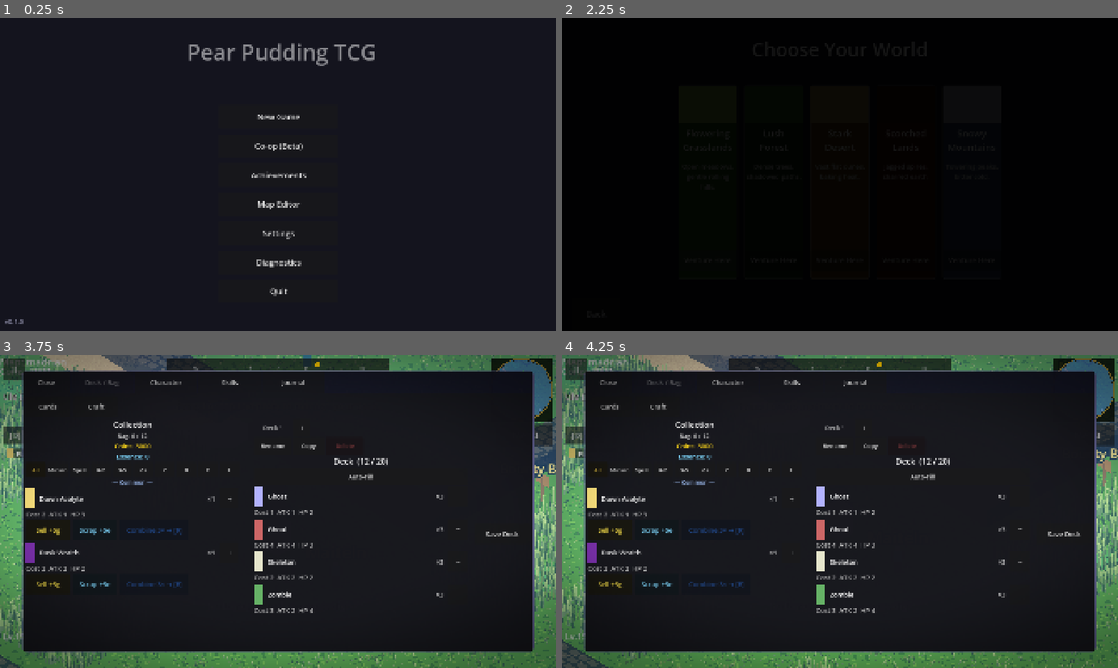
Above: before the commit, frames 1-4 (two rows, left to right).
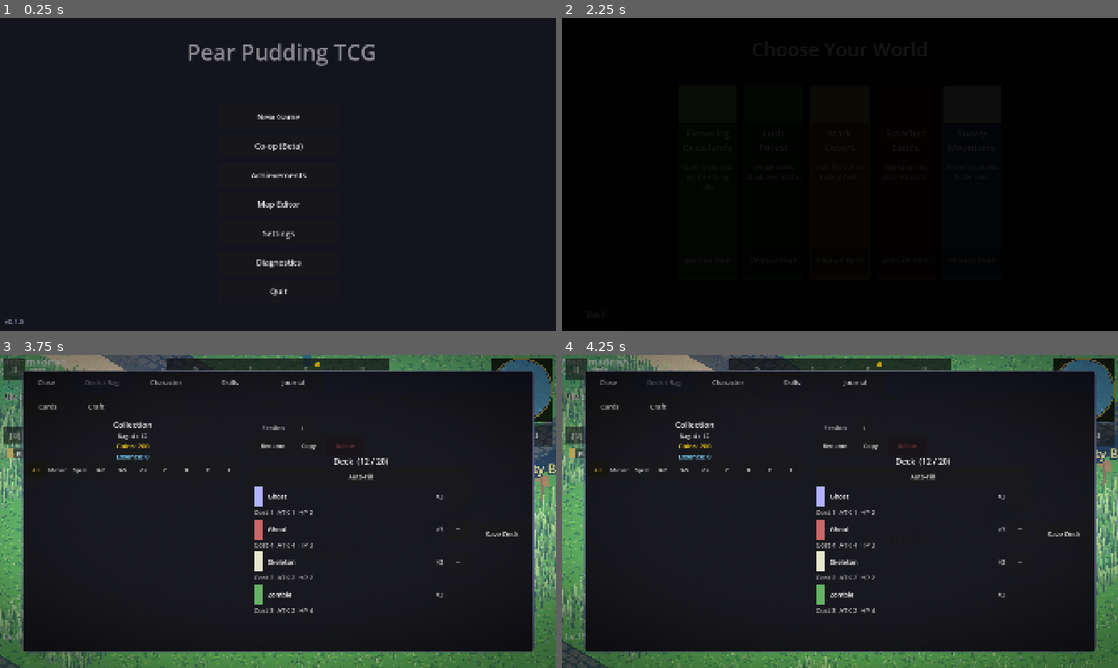
Above: after the commit, the same moments.

Repository: ChrisPauly97/pear-pudding-godot
Game: Godot game, scene res://scenes/ui/MenuScene.tscn
Same seed, same stepped clock (60 frames per second), same inputs: the game is played once before the commit and once after it. Sound files missing from this copy of the repository are replaced by a short silence.
Inputs (mouse positions are in pixels of both pictures, inside the frame that each line leads up to):
- Up to frame 1 (0.25 s): no input
- Up to frame 2 (2.25 s): click "New Game" at 0.5 s; click "New Game" at 1.25 s; click "Venture Here" at 2 s
- Up to frame 3 (3.75 s): tap I (inventory) at 2.75, 3.5 s; move the mouse to (400, 495) at 2.77 s; hold D (move_right) 2.78-3.5 s; hold C (character) 2.78-3.5 s; click (400, 495) at 2.92 s; tap Space (jump) at 3.02 s; drag from (166, 527) to (250, 574) at 3.52 s
- Up to frame 4 (4.25 s): no input

Frames 1-2 are identical in both runs. In frame 3, 1.1% of the frame differs, in the area x 4-52%, y 4-75%; in frame 4, 1.1%.

Commit message:
TID-346: session character handshake + scoped progress
Host opens its SessionStore on co-op entry and resolves each player's
character by identity token (resume or fresh starter), sending it over a
reliable recv_character RPC. Clients adopt the record into in-memory state
without marking the save loaded, so save.json stays isolated. Per-player
progress is snapshotted back to the authority every 5s and persisted.

Co-Authored-By: Claude Opus 4.8 <noreply@anthropic.com>
Claude-Session: https://claude.ai/code/session_01G7Kw68kuEbWNxhYYMckt86

Diff:
--- a/autoloads/SaveManager.gd
+++ b/autoloads/SaveManager.gd
@@ -419,6 +419,66 @@
 		var uid: String = add_card_instance(tid, "common")
 		if uid != "":
 			player_deck.append(uid)
+
+## Load a multiplayer **session character** (GID-095 / TID-346) into the in-memory
+## state that co-op and PvP already read (deck, collection, coins, level, skills,
+## magic). The record comes from the authority's `SessionState` member roster — its
+## own save, scoped to the session and entirely separate from single-player.
+##
+## **Isolation invariant:** this deliberately forces `_loaded = false`, so `save()`
+## and the 2 s `_flush_if_dirty` stay no-ops for the whole session — the session
+## character can NEVER be written into `save_slot_*.json`. The single-player save on
+## disk is untouched; `continue_game`/`load_save` re-reads it fresh afterwards.
+func adopt_session_character(record: Dictionary) -> void:
+	owned_cards.clear()
+	_uid_index.clear()
+	var raw_owned: Array = record.get("owned_cards", [])
+	for c: Variant in raw_owned:
+		if not c is Dictionary:
+			continue
+		var inst: Dictionary = c
+		owned_cards.append(inst)
+		var u: String = str(inst.get("uid", ""))
+		if u != "":
+			_uid_index[u] = inst
+	player_deck.assign(record.get("player_deck", []))
+	var deck_copy: Array[String] = []
+	deck_copy.assign(player_deck)
+	loadouts = [{"name": "Session", "cards": deck_copy}]
+	active_loadout = 0
+	coins = int(record.get("coins", 0))
+	essence = int(record.get("essence", 0))
+	xp = int(record.get("xp", 0))
+	level = max(1, int(record.get("level", 1)))
+	skill_points = int(record.get("skill_points", 0))
+	unlocked_skills.assign(record.get("unlocked_skills", []))
+	magic_type = str(record.get("magic_type", ""))
+	corruption_points = int(record.get("corruption_points", 0))
+	redemption_points = int(record.get("redemption_points", 0))
+	# Hard isolation: a session character must never persist to the single-player save.
+	_loaded = false
+	_dirty = false
+	coins_changed.emit(coins)
+	GameBus.essence_changed.emit(essence)
+
+## Snapshot the current in-memory character slice back into a session record dict
+## (GID-095 / TID-346). The caller attaches token / display_name / position before
+## sending it to the authority for persist-back. Shape matches
+## `SessionState.make_starter_character` (minus the caller-owned fields).
+func export_session_character() -> Dictionary:
+	return {
+		"owned_cards": owned_cards.duplicate(true),
+		"player_deck": player_deck.duplicate(),
+		"coins": coins,
+		"essence": essence,
+		"xp": xp,
+		"level": level,
+		"skill_points": skill_points,
+		"unlocked_skills": unlocked_skills.duplicate(),
+		"magic_type": magic_type,
+		"corruption_points": corruption_points,
+		"redemption_points": redemption_points,
+	}
 
 const CURRENT_SAVE_VERSION: int = 40
 
--- a/scenes/world/NetSync.gd
+++ b/scenes/world/NetSync.gd
@@ -29,6 +29,25 @@
 		world_scene._on_identity_received(sender, payload, is_reply)
 
 
+## Session character handshake (GID-095 / TID-346): host → client. Carries the
+## resolved per-player character record (deck/inventory/coins/level/skills) for this
+## session. `resume` is true when the record was matched to an existing member (a
+## reconnect) so the client restores its saved position. Reliable — must not drop.
+@rpc("any_peer", "reliable", "call_remote")
+func recv_character(record: Dictionary, resume: bool) -> void:
+	if world_scene != null and world_scene.has_method("_on_character_received"):
+		world_scene._on_character_received(record, resume)
+
+
+## Session persist-back intent (GID-095 / TID-346): client → host. The client sends
+## its latest character snapshot; only the host (authority) writes the session file.
+@rpc("any_peer", "reliable", "call_remote")
+func submit_character(record: Dictionary) -> void:
+	var sender: int = multiplayer.get_remote_sender_id()
+	if world_scene != null and world_scene.has_method("_on_character_submitted"):
+		world_scene._on_character_submitted(sender, record)
+
+
 ## PvP challenge (GID-091): A → B "challenge to battle", carrying A's deck.
 ## Reliable — must not drop. Routed to WorldScene._on_battle_requested.
 @rpc("any_peer", "reliable", "call_remote")
--- a/scenes/world/WorldScene.gd
+++ b/scenes/world/WorldScene.gd
@@ -79,6 +79,12 @@
 var _net_sync: Node = null
 var _coop_active: bool = false
 var _net_broadcast_accum: float = 0.0
+# Persistent session (GID-095 / TID-346) — character adopted from the authority's
+# SessionState; persist-back snapshots batched at _SESSION_SNAPSHOT_INTERVAL.
+var _session_adopted: bool = false
+var _session_token_by_peer: Dictionary = {}  # host: peer_id -> identity token
+var _session_snapshot_accum: float = 0.0
+const _SESSION_SNAPSHOT_INTERVAL: float = 5.0
 var _initial_ready_done: bool = false  # so _enter_tree re-setup only runs on re-entry
 # PvP challenges (GID-091)
 var _challenge_btn: Button = null
@@ -477,6 +483,10 @@
 	for pid in multiplayer.get_peers():
 		_spawn_remote_player(int(pid))
 
+	# Persistent session (GID-095 / TID-346): the host (authority) opens its session
+	# file and adopts its own character; clients adopt on the character handshake.
+	_setup_session()
+
 	# Identity handshake (TID-342): this just-loaded peer broadcasts its identity
 	# to everyone already in-world. Each recipient replies once directly, so both
 	# sides learn each other without relying on the connect-signal ordering.
@@ -524,6 +534,10 @@
 		rp.queue_free()
 	_remote_player_nodes.erase(pid)
 	_remote_identities.erase(pid)
+	_session_token_by_peer.erase(pid)
+	# Flush so the leaving player's last persisted snapshot is on disk (host only).
+	if NetworkManager.is_host():
+		SessionStore.flush_now()
 	_refresh_coop_roster()
 
 func _on_coop_session_ended() -> void:
@@ -533,6 +547,12 @@
 			rp.queue_free()
 	_remote_player_nodes.clear()
 	_remote_identities.clear()
+	_session_token_by_peer.clear()
+	# Authority owns the session file: flush + close it on session end (host left /
+	# server stopped). On clients SessionStore is never open, so this is a no-op.
+	if SessionStore.is_open():
+		SessionStore.close(true)
+	_session_adopted = false
 	_refresh_coop_roster()
 	_coop_active = false
 
@@ -556,6 +576,10 @@
 	_remote_identities[sender] = d
 	_apply_identity_to_avatar(sender)
 	_refresh_coop_roster()
+	# Authority: now that we know this peer's token, resolve + send its session
+	# character (resume or fresh starter). GID-095 / TID-346.
+	if NetworkManager.is_host():
+		_send_character_to_peer(sender, str(d.get("token", "")), str(d.get("name", "Player")))
 	# Answer an initiator's broadcast exactly once so it learns our identity too.
 	if not is_reply:
 		_send_local_identity(true, sender)
@@ -569,6 +593,106 @@
 	var nm: String = str(d.get("name", "Player"))
 	var col: Color = d.get("color", Color.WHITE)
 	rp.set_player_identity(nm, col)
+
+# ── Persistent session character (GID-095 / TID-346) ──────────────────────────
+# The authority (host) owns SessionStore and the per-player character roster, keyed
+# by the GID-094 identity token. The host adopts its own character here; each client
+# adopts the record the host sends on the identity handshake. All guarded by
+# _coop_active / NetworkManager.is_host(); inert in single-player and on clients.
+
+func _setup_session() -> void:
+	# Re-entry after a PvP battle keeps the same WorldScene (SessionStore stays open),
+	# so only the first co-op entry initialises + adopts.
+	if _session_adopted:
+		return
+	if not NetworkManager.is_host():
+		return  # clients adopt later, in _on_character_received
+	SessionStore.open(MpProfile.get_host_session_id(),
+		"%s's world" % MpProfile.get_display_name())
+	var st = SessionStore.get_state()
+	if st != null:
+		st.current_map = map_name
+		st.world_seed = SceneManager.save_manager.world_seed
+		SessionStore.mark_dirty()
+	var token: String = MpProfile.get_token()
+	var resume: bool = st != null and st.has_member(token)
+	var rec: Dictionary = SessionStore.ensure_member(token, MpProfile.get_display_name())
+	if rec.is_empty():
+		return
+	SceneManager.save_manager.adopt_session_character(rec)
+	if resume:
+		_restore_session_position(rec)
+	_session_adopted = true
+
+## Client: adopt the character record the host resolved for our token. On a resume
+## the host flags it so we also restore our saved position.
+func _on_character_received(record: Dictionary, resume: bool) -> void:
+	if record.is_empty():
+		return
+	SceneManager.save_manager.adopt_session_character(record)
+	if resume:
+		_restore_session_position(record)
+	_session_adopted = true
+	_refresh_coop_roster()
+
+## Host: a client pushed its latest character snapshot — persist it under its token.
+func _on_character_submitted(sender: int, record: Dictionary) -> void:
+	if not NetworkManager.is_host():
+		return
+	var token: String = str(_session_token_by_peer.get(sender, ""))
+	if token == "":
+		token = str(record.get("token", ""))
+	if token == "":
+		return
+	SessionStore.update_member(token, record)
+
+## Host: resolve (or create) the character for a just-identified client and send it.
+## Called from _on_identity_received once the client's token is known.
+func _send_character_to_peer(peer_id: int, token: String, member_name: String) -> void:
+	if not NetworkManager.is_host() or _net_sync == null:
+		return
+	if token == "" or not SessionStore.is_open():
+		return
+	_session_token_by_peer[peer_id] = token
+	var st = SessionStore.get_state()
+	var resume: bool = st != null and st.has_member(token)
+	var rec: Dictionary = SessionStore.ensure_member(token, member_name)
+	if rec.is_empty():
+		return
+	_net_sync.rpc_id(peer_id, "recv_character", rec, resume)
+
+## Move the local player to the position stored in a session record (same map only).
+func _restore_session_position(record: Dictionary) -> void:
+	if _player == null or str(record.get("map", "")) != map_name:
+		return
+	var x: float = float(record.get("x", 0.0))
+	var z: float = float(record.get("z", 0.0))
+	_player.position = Vector3(x, get_terrain_height(x, z), z)
+
+## Build a session record from the local in-memory character + current position.
+func _build_local_character_record() -> Dictionary:
+	var rec: Dictionary = SceneManager.save_manager.export_session_character()
+	rec["token"] = MpProfile.get_token()
+	rec["display_name"] = MpProfile.get_display_name()
+	rec["map"] = map_name
+	rec["x"] = _player.position.x if _player != null else 0.0
+	rec["z"] = _player.position.z if _player != null else 0.0
+	return rec
+
+## Persist-back tick (called from _process at _SESSION_SNAPSHOT_INTERVAL): host writes
+## its own member directly; clients send an intent the host merges + persists.
+func _tick_session_persist(delta: float) -> void:
+	if not _coop_active or not _session_adopted or not NetworkManager.is_active():
+		return
+	_session_snapshot_accum += delta
+	if _session_snapshot_accum < _SESSION_SNAPSHOT_INTERVAL:
+		return
+	_session_snapshot_accum = 0.0
+	var rec: Dictionary = _build_local_character_record()
+	if NetworkManager.is_host():
+		SessionStore.update_member(MpProfile.get_token(), rec)
+	elif _net_sync != null:
+		_net_sync.rpc_id(1, "submit_character", rec)
 
 # ── In-world session roster (GID-094 / TID-342) ───────────────────────────────
 
@@ -1798,6 +1922,7 @@
 	if _coop_active:
 		_broadcast_local_avatar(delta)
 		_update_challenge_proximity()
+		_tick_session_persist(delta)
 
 	# Only update save position when player moves > 1 unit (not every frame)
 	var cur_pos := Vector2(_player.position.x, _player.position.z)
Not shown, changed: tasks/goals/GID-095--persistent-mp-sessions/TID-346--character-handshake.md
Not shown, changed: tasks/goals/GID-095--persistent-mp-sessions/goal.md
Not shown, changed: tasks/index.md
